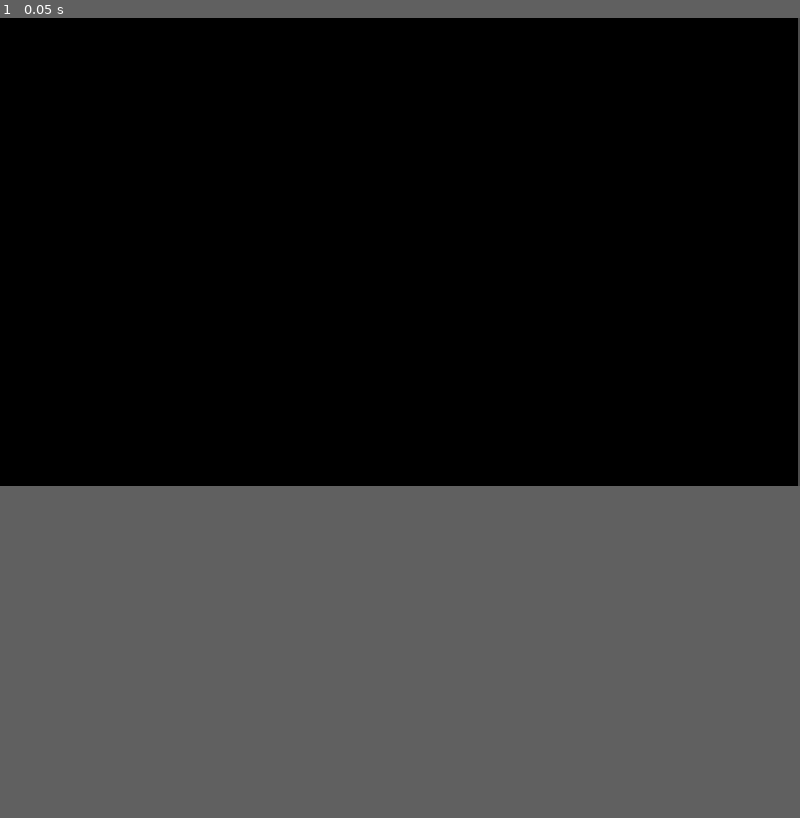
Above: before the commit, frame 1.
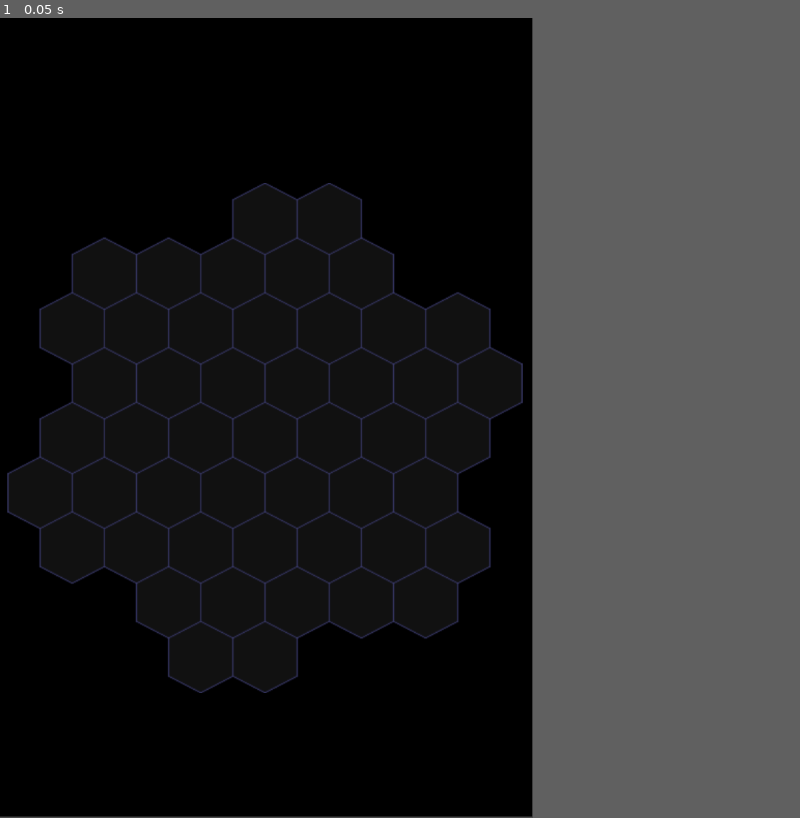
Above: after the commit, the same moment.

Repository: Goniix/EkoLike
Game: Godot game, scene res://Main.tscn
The game is run twice, just before and just after one commit, with the same random seed, the same clock (stepped at 60 frames per second) and the same inputs.
Inputs:
- Up to frame 1 (0.05 s): no input
In our replay, the window is 800x468 before the commit and 533x800 after it. These sizes can differ from the game's own. Grey fills any space a smaller window leaves; there, only what the larger window draws over its background counts as a difference.

The runs differ from the first frame. In frame 1, 3.0% of the frame differs, in the area x 0-100%, y 0-100%.

Commit message:
Initial Commit
Project creation
basic assets

Diff:
--- a/Main.tscn
+++ b/Main.tscn
@@ -1,11 +1,17 @@
-[gd_scene format=2]
+[gd_scene load_steps=2 format=2]
+
+[ext_resource path="res://TerrainTile/TerrainTile.tscn" type="PackedScene" id=1]
 
 [node name="Main" type="Node"]
 
 [node name="ColorRect" type="ColorRect" parent="."]
-margin_right = 1022.0
-margin_bottom = 601.0
+margin_right = 719.0
+margin_bottom = 1078.0
 color = Color( 0, 0, 0, 1 )
 __meta__ = {
 "_edit_use_anchors_": false
 }
+
+[node name="TerrainTile" parent="." instance=ExtResource( 1 )]
+position = Vector2( 358, 567 )
+scale = Vector2( 1.4, 1.45 )
--- a/TerrainTile.tscn
+++ /dev/null
@@ -1,9 +0,0 @@
-[gd_scene load_steps=3 format=2]
-
-[ext_resource path="res://Asset/TerrainHex.png" type="Texture" id=1]
-[ext_resource path="res://TerrainTile.gd" type="Script" id=2]
-
-[node name="TerrainTile" type="Sprite"]
-position = Vector2( 94, 85 )
-texture = ExtResource( 1 )
-script = ExtResource( 2 )
--- /dev/null
+++ b/TerrainTile/TerrainTile.tscn
@@ -0,0 +1,12 @@
+[gd_scene load_steps=3 format=2]
+
+[ext_resource path="res://TerrainTile/TerrainTile.gd" type="Script" id=1]
+[ext_resource path="res://TerrainTile/FullTerrain.png" type="Texture" id=2]
+
+[node name="TerrainTile" type="Sprite"]
+position = Vector2( 249, 238 )
+texture = ExtResource( 2 )
+script = ExtResource( 1 )
+__meta__ = {
+"_edit_horizontal_guides_": [ -83.0 ]
+}
--- a/project.godot
+++ b/project.godot
@@ -16,8 +16,9 @@
 
 [display]
 
-window/size/resizable=false
-window/stretch/mode="2d"
+window/size/width=720
+window/size/height=1080
+window/stretch/mode="viewport"
 window/stretch/aspect="keep"
 
 [physics]
Binary file changed: Asset/FullTerrain.aseprite
Binary file removed: Asset/FullTerrain.png
Binary file added: TerrainTile/FullTerrain.png
Not shown, changed: TerrainTile/FullTerrain.png.import
Renamed: TerrainTile.gd -> TerrainTile/TerrainTile.gd
